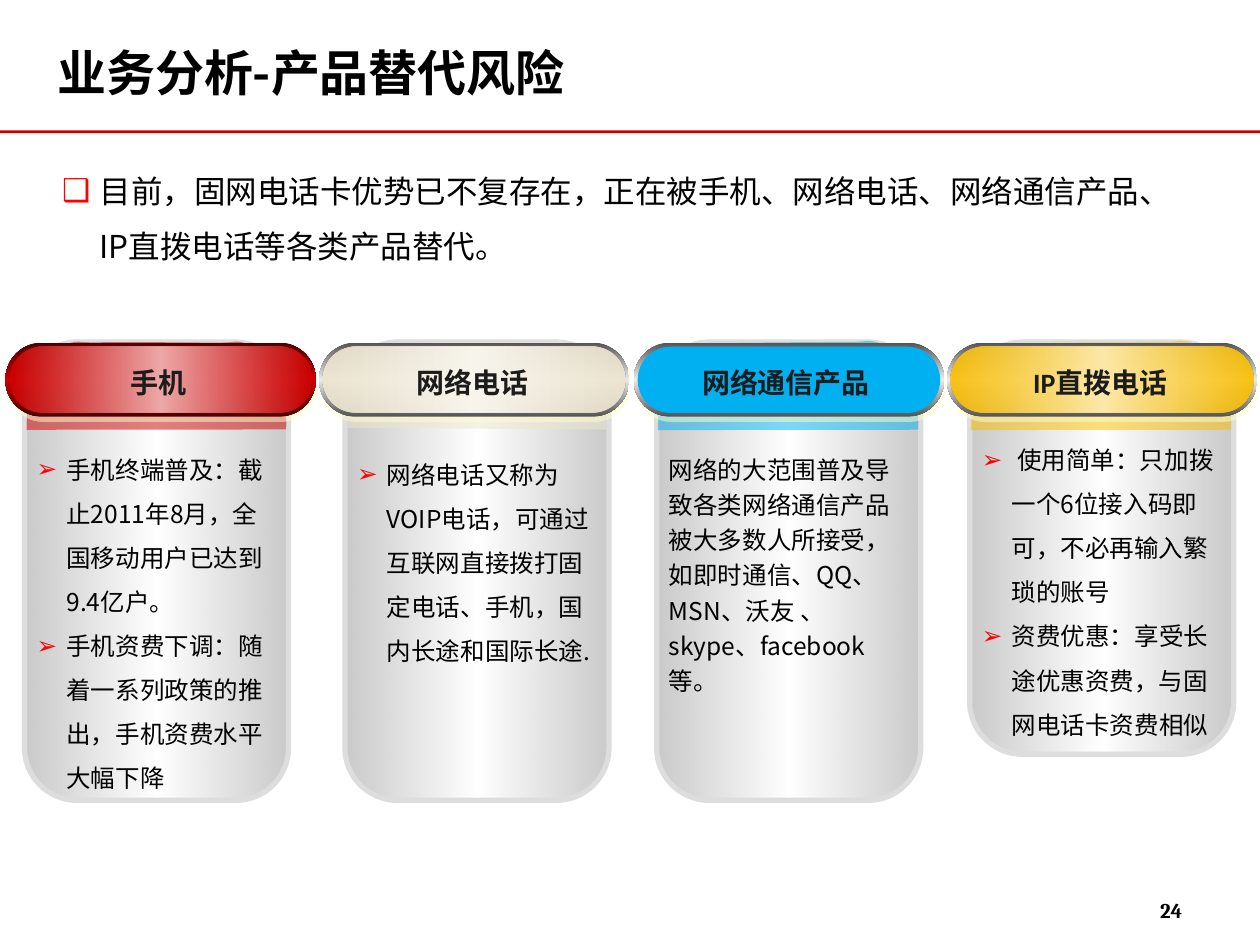
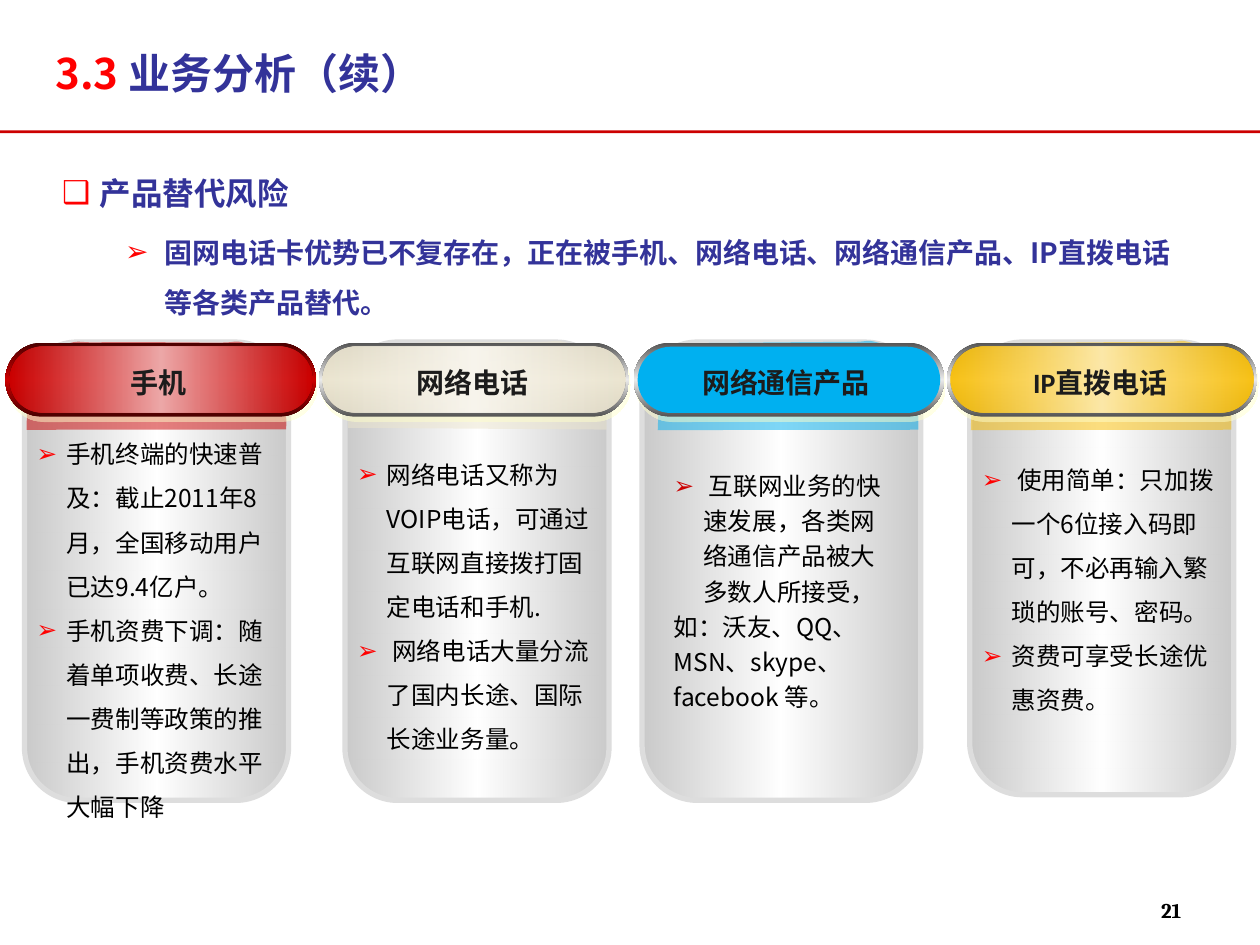
Before and after one commit to momo1101/unicardsrch, a slide deck: slide 21 of 软课题文本/软课题-中国联通电信卡业务及策略研究.ppt (slide 24 before the commit). Drawn at 1260x945 pixels with LibreOffice and Linux fonts; fonts in the diff are those of the drawing; background and template pictures are left out. Boxes give left, top, right and bottom in pixels: in the first picture for what was removed or moved away, otherwise in the second. Text is boxed around its words. In the diff, an @@ line names an element or a change of style, - is before the commit and + after.

```diff
--- a/软课题文本/软课题-中国联通电信卡业务及策略研究.ppt
+++ b/软课题文本/软课题-中国联通电信卡业务及策略研究.ppt
@@ text at <box>55,53,422,93</box>: text changed; size 28 to 24 pt; text colour #000000 to #333399 @@
-业务分析-产品替代风险
+3.3 业务分析（续）
@@ text at <box>100,178,1170,316</box>: text changed; size 18 to 16 pt; text colour #000000 to #333399; bold on @@
-❑ 目前，固网电话卡优势已不复存在，正在被手机、网络电话、网络通信产品、IP直拨电话等各类产品替代。
+❑ 产品替代风险
+  ➢ 固网电话卡优势已不复存在，正在被手机、网络电话、网络通信产品、IP直拨电话等各类产品替代。
@@ rounded rectangle: place and size @@
-rounded rectangle at <box>656,343,921,801</box>
+rounded rectangle at <box>642,342,920,801</box>
@@ rounded rectangle: place and size @@
-rounded rectangle at <box>970,342,1234,754</box>
+rounded rectangle at <box>970,342,1234,794</box>
@@ text at <box>66,442,262,775</box>: text changed @@
-➢ 手机终端普及：截止2011年8月，全国移动用户已达到9.4亿户。
-➢ 手机资费下调：随着一系列政策的推出，手机资费水平大幅下降
+➢ 手机终端的快速普及：截止2011年8月，全国移动用户已达9.4亿户。
+➢ 手机资费下调：随着单项收费、长途一费制等政策的推出，手机资费水平大幅下降
@@ text at <box>387,463,589,750</box>: text changed @@
-➢ 网络电话又称为VOIP电话，可通过互联网直接拨打固定电话、手机，国内长途和国际长途.
+➢ 网络电话又称为VOIP电话，可通过互联网直接拨打固定电话和手机.
+➢ 网络电话大量分流了国内长途、国际长途业务量。
@@ text at <box>674,474,881,708</box>: text changed @@
-网络的大范围普及导致各类网络通信产品被大多数人所接受，如即时通信、QQ、MSN、沃友 、skype、facebook 等。
+➢ 互联网业务的快速发展，各类网络通信产品被大多数人所接受，
+如：沃友、QQ、MSN、skype、facebook 等。
@@ text at <box>1012,468,1213,711</box>: text changed @@
-➢ 使用简单：只加拨一个6位接入码即可，不必再输入繁琐的账号
-➢ 资费优惠：享受长途优惠资费，与固网电话卡资费相似
+➢ 使用简单：只加拨一个6位接入码即可，不必再输入繁琐的账号、密码。
+➢ 资费可享受长途优惠资费。
@@ page number at <box>1161,903,1181,918</box>: text changed @@
-24
+21
```
Also in this commit, not shown: 21 other slides changed, 3 slides added, 7 slides removed.
